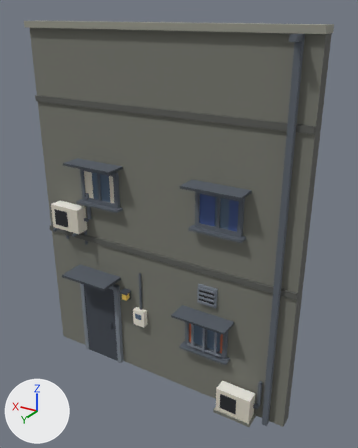
Two versions of the FBX model Assets/Art/Models/Buildings/BackFacade_A.fbx, one commit apart.
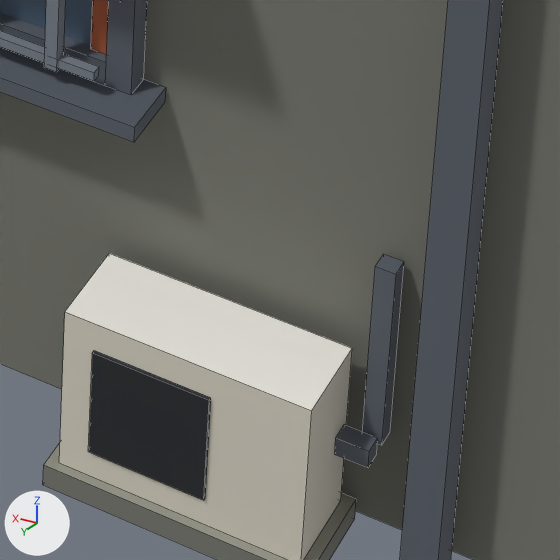
The first picture shows the older version from a camera (50 mm lens) standing at (-5.14, 7.69, 7.81) and looking at (-0.43, -0.15, 3.88). The close-ups show the older and then the newer version on the part from 58% to 79% of the width and 77% to 94% of the height of that picture. Only the edits that show in the close-ups are written down. The axes (+X, +Y, +Z) are drawn at lower left. The lights are the same throughout. The close-ups show mesh edges as thin lines. Where no turn or scale is listed for an object, it has been applied to the vertices. Vertices at exactly the same position are counted once.

In view in the first close-up: 'AirCon.006', 'AirConBase.004', 'AirConFan.006', 'Body.008', 'Curtain2.009', 'Glass.012', 'Grilles.005', 'Pipes.012', 'WinFrame.012'.
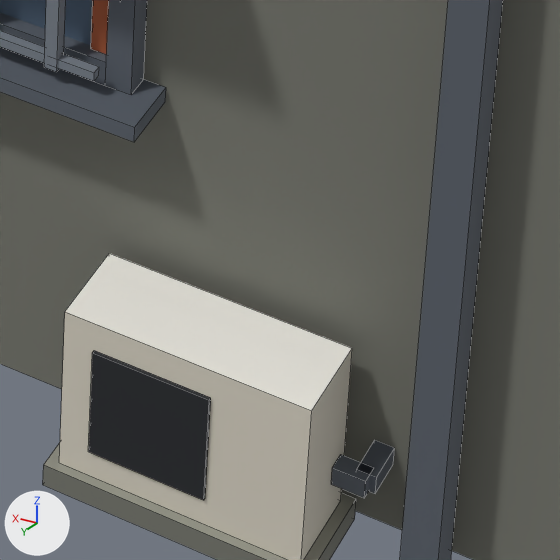
Location of each change, [x1, y1, x2, y2] in pixels of the close-ups (560 x 560 px; the box of a moved part takes in the faces that stretch with it):
'Pipes.012', reshaped: before [335, 0, 503, 560]; after [331, 0, 503, 560]
part 1 of me_pipes_012, moved or reshaped: before [335, 424, 378, 468]; after [331, 454, 374, 498]
part 2 of me_pipes_012, moved or reshaped: before [362, 254, 404, 445]; after [358, 440, 395, 494]

The change, as a diff of the scene's bpy script:
```diff
--- a/Assets/Art/Models/Buildings/BackFacade_A.fbx.py
+++ b/Assets/Art/Models/Buildings/BackFacade_A.fbx.py
@@ me_pipes_012 @@
 # used by ob_pipes_012; location = (0.0, 0.0, 0.0)
-me_pipes_012.from_pydata(...)  # 56 vertices, 42 faces; spans x -2.7..1.82, y 0.01..0.4, z 0.0..7.5
+me_pipes_012.from_pydata(...)  # 56 vertices, 42 faces; spans x -2.7..2.7, y 0.0..0.4, z 0.0..7.5
+# me_pipes_012 part 1: the loose piece of 8 vertices spanning x -2.48..-2.38, y 0.09..0.15, z 0.32..0.38 is moved by (0.0, 0.01, -0.1)
+# me_pipes_012 part 2: the loose piece of 8 vertices spanning x -2.49..-2.43, y 0.02..0.08, z 0.35..0.95 is scaled about its middle by (1, 2.17, 0.1), then moved by (-0.01, 0.01, -0.4)
+# other edits to the shape of me_pipes_012 do not show in these pictures
 me_pipes_012.materials.append(mat_km_palettemat)
```
